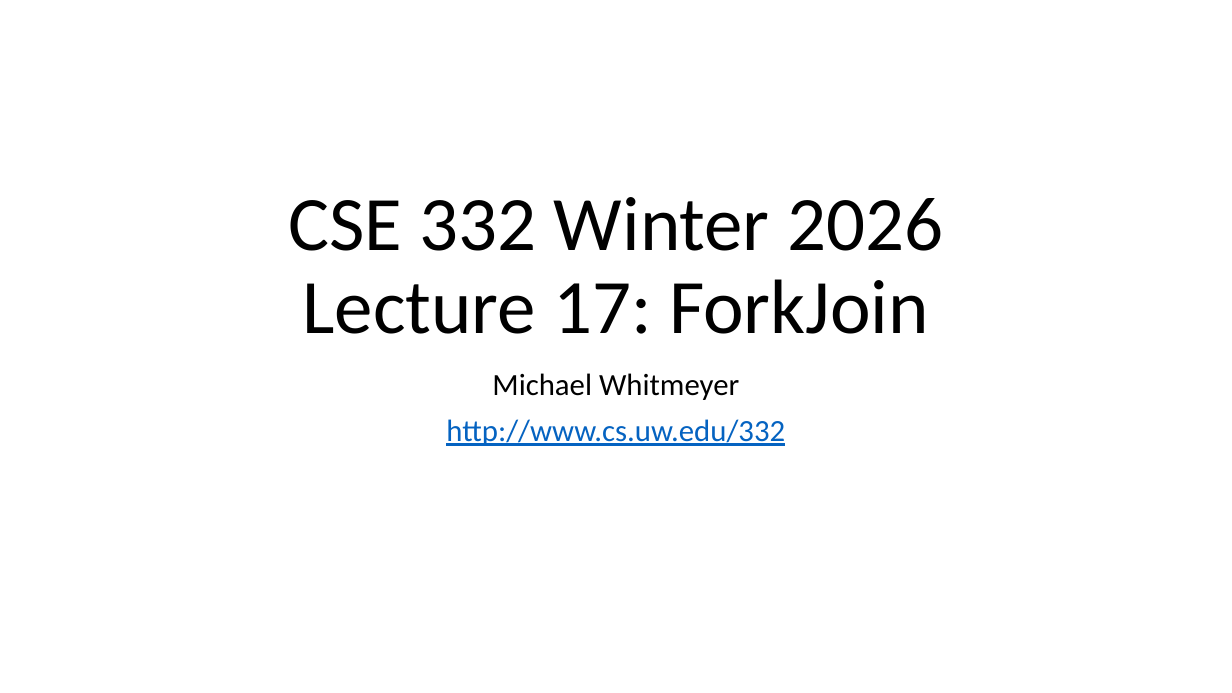
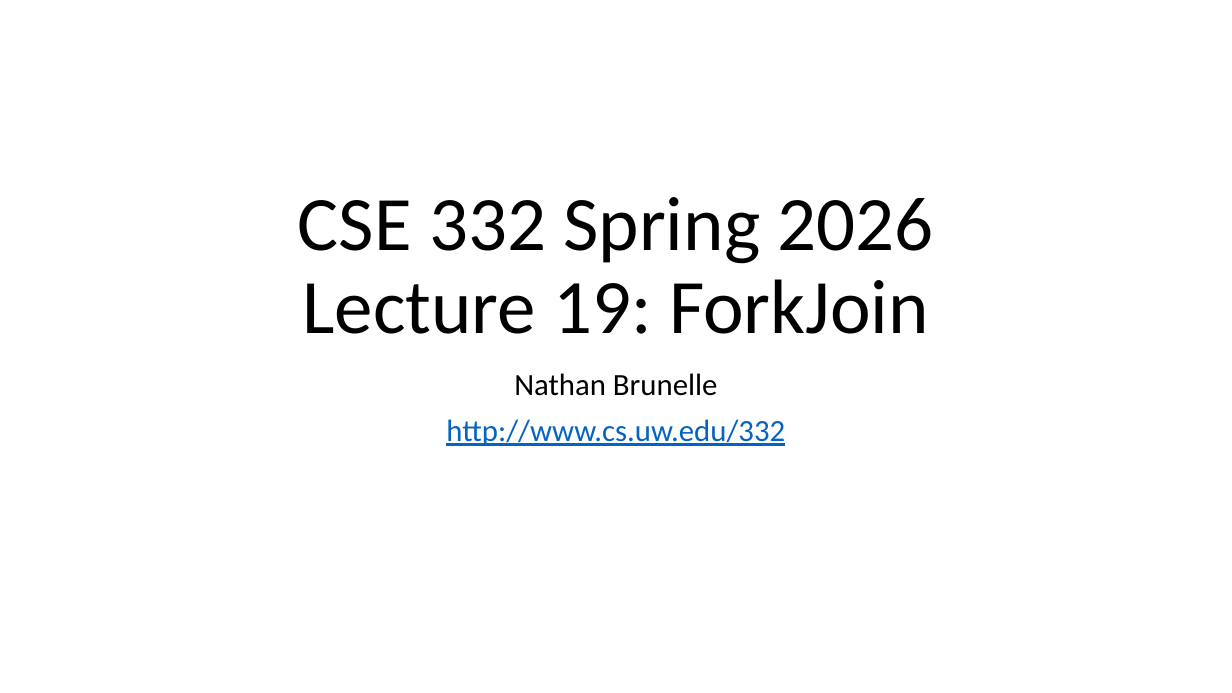
Before and after one commit to natebrunelle/cse332, a slide deck: slide 1 of markdown/files/slides/lecture17_forkjoin.pptx. Drawn at 1232x693 pixels with LibreOffice and Linux fonts; fonts in the diff are those of the drawing. Boxes give left, top, right and bottom in pixels: in the first picture for what was removed or moved away, otherwise in the second. Text is boxed around its words. In the diff, an @@ line names an element or a change of style, - is before the commit and + after.

```diff
--- a/markdown/files/slides/lecture17_forkjoin.pptx
+++ b/markdown/files/slides/lecture17_forkjoin.pptx
@@ title at box(298, 197, 934, 334): text changed @@
-CSE 332 Winter 2026
-Lecture 17: ForkJoin
+CSE 332 Spring 2026
+Lecture 19: ForkJoin
@@ subtitle at box(514, 373, 718, 396): text changed @@
-Michael Whitmeyer
+Nathan Brunelle
```
Also in this commit, not shown: 6 other files.
